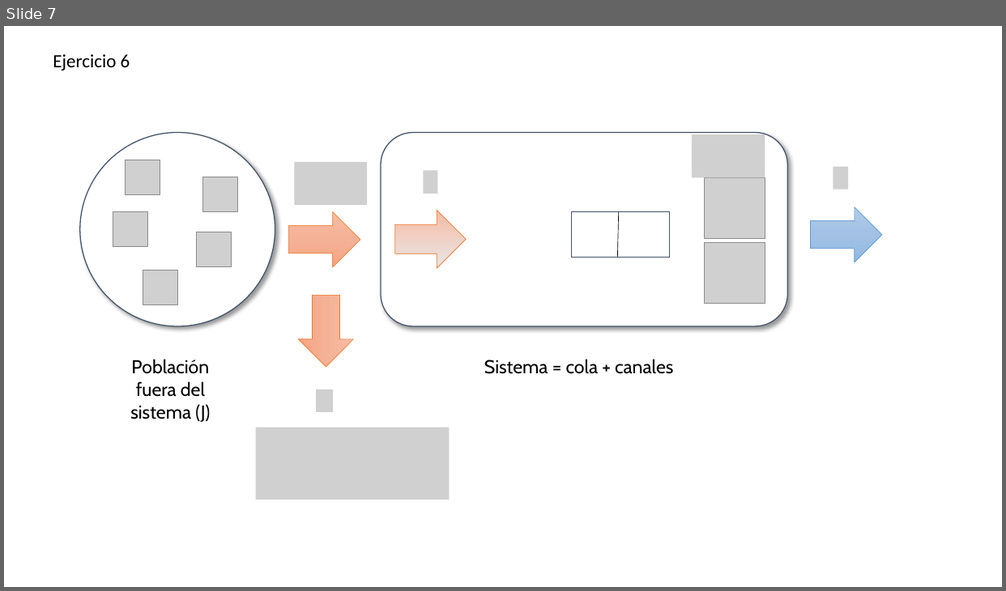
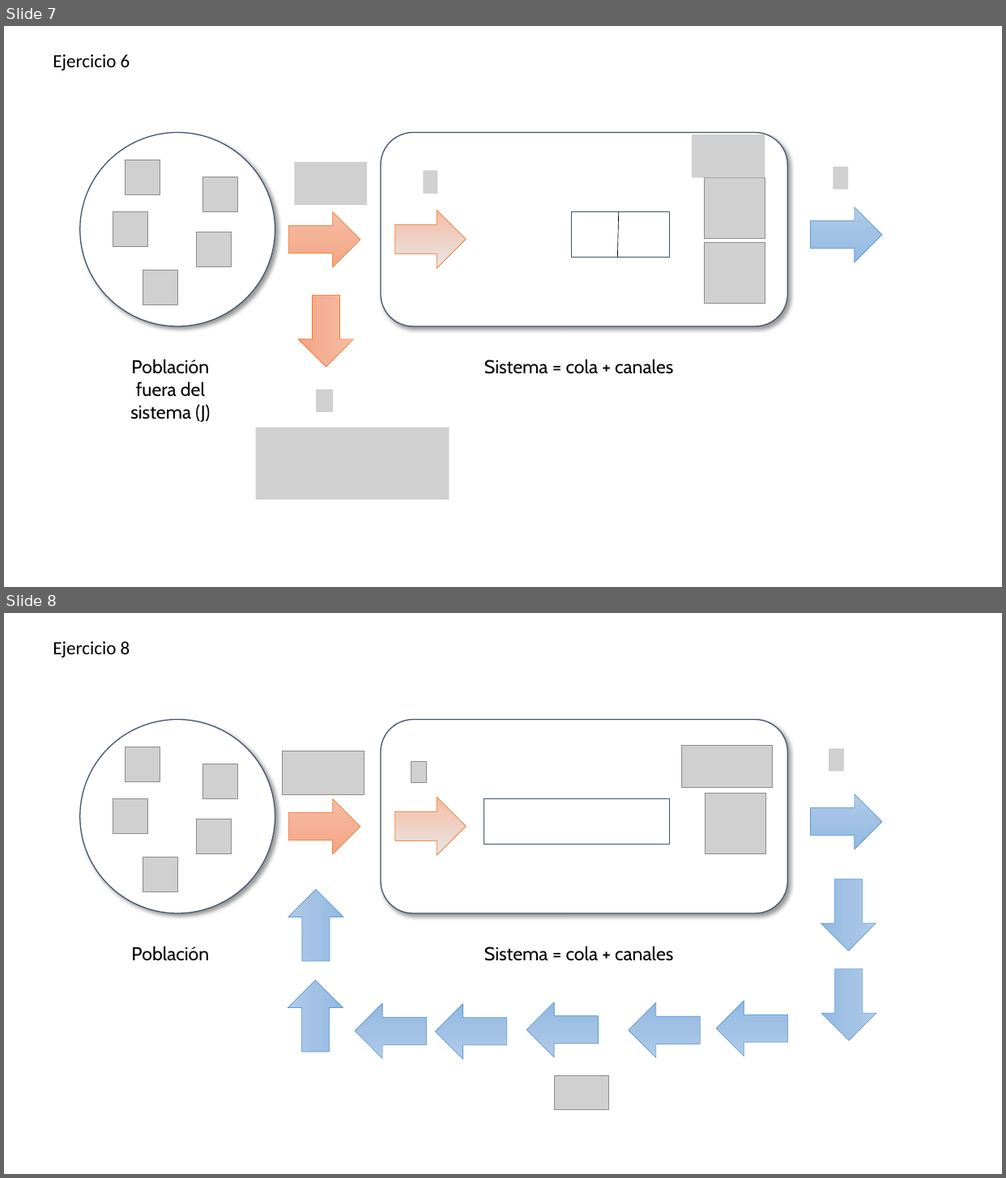
Before and after one commit to miparnisari/modelos2fiuba, a slide deck: tp1-colas/Imagenes.pptx. Shown one above the other, each under a label of ours: slide 7 before the commit, slides 7 and 8 after it. The pictures are 1006x591 and 1006x1178 pixels, drawn with LibreOffice and Linux fonts; fonts in the diff are those of the drawing; grey boxes stand for pictures. Boxes give left, top, right and bottom in pixels: in the first picture for what was removed or moved away, otherwise in the second. Text is boxed around its words. In the diff, an @@ line names an element or a change of style, - is before the commit and + after.

```diff
--- a/tp1-colas/Imagenes.pptx
+++ b/tp1-colas/Imagenes.pptx
@@ slide 8 added at box(4, 613, 1002, 1174), background #FFFFFF @@
@@ text added at box(53, 641, 130, 658), 18 pt, text #000000 @@
+Ejercicio 8
@@ ellipse added at box(80, 719, 275, 914), fill #FFFFFF, outline #44546A 1 pt @@
@@ rounded rectangle added at box(381, 719, 788, 914), fill #FFFFFF, outline #44546A 1 pt @@
@@ picture added at box(126, 747, 160, 782) @@
@@ picture added at box(282, 752, 364, 794) @@
@@ picture added at box(681, 746, 773, 787) @@
@@ picture added at box(829, 748, 844, 771) @@
@@ picture added at box(203, 764, 238, 799) @@
@@ picture added at box(411, 762, 427, 783) @@
@@ picture added at box(113, 799, 148, 835) @@
@@ right arrow added at box(288, 799, 360, 855), fill gradient #F7BDA5 to #F5B196 to #F8A582, outline #ED7D31 0.5 pt @@
@@ right arrow added at box(394, 797, 466, 855), fill gradient #F7BDA5 to #E7E6E6, outline #ED7D31 0.5 pt @@
@@ rectangle added at box(484, 799, 671, 845), fill #FFFFFF, outline #44546A 1 pt @@
@@ picture added at box(705, 794, 766, 854) @@
@@ right arrow added at box(810, 794, 882, 850), fill gradient #B1CBE9 to #A3C1E5 to #93B9E4, outline #5B9BD5 0.5 pt @@
@@ picture added at box(197, 820, 232, 855) @@
@@ picture added at box(143, 857, 177, 892) @@
@@ right arrow added at box(820, 879, 876, 952), fill gradient #B1CBE9 to #A3C1E5 to #93B9E4, outline #5B9BD5 0.5 pt @@
@@ right arrow added at box(288, 890, 344, 962), fill gradient #B1CBE9 to #A3C1E5 to #93B9E4, outline #5B9BD5 0.5 pt @@
@@ text added at box(131, 946, 209, 961), 18 pt, text #000000 @@
+Población
@@ text added at box(484, 946, 673, 961), 18 pt, text #000000 @@
+Sistema = cola + canales
@@ right arrow added at box(821, 969, 877, 1041), fill gradient #B1CBE9 to #A3C1E5 to #93B9E4, outline #5B9BD5 0.5 pt @@
@@ right arrow added at box(288, 981, 343, 1053), fill gradient #B1CBE9 to #A3C1E5 to #93B9E4, outline #5B9BD5 0.5 pt @@
@@ right arrow added at box(355, 1003, 427, 1059), fill gradient #B1CBE9 to #A3C1E5 to #93B9E4, outline #5B9BD5 0.5 pt @@
@@ right arrow added at box(435, 1004, 507, 1060), fill gradient #B1CBE9 to #A3C1E5 to #93B9E4, outline #5B9BD5 0.5 pt @@
@@ right arrow added at box(526, 1003, 599, 1058), fill gradient #B1CBE9 to #A3C1E5 to #93B9E4, outline #5B9BD5 0.5 pt @@
@@ right arrow added at box(629, 1003, 701, 1059), fill gradient #B1CBE9 to #A3C1E5 to #93B9E4, outline #5B9BD5 0.5 pt @@
@@ right arrow added at box(717, 1002, 789, 1057), fill gradient #B1CBE9 to #A3C1E5 to #93B9E4, outline #5B9BD5 0.5 pt @@
@@ picture added at box(555, 1076, 609, 1110) @@
```
Also in this commit, not shown: 2 other files.
